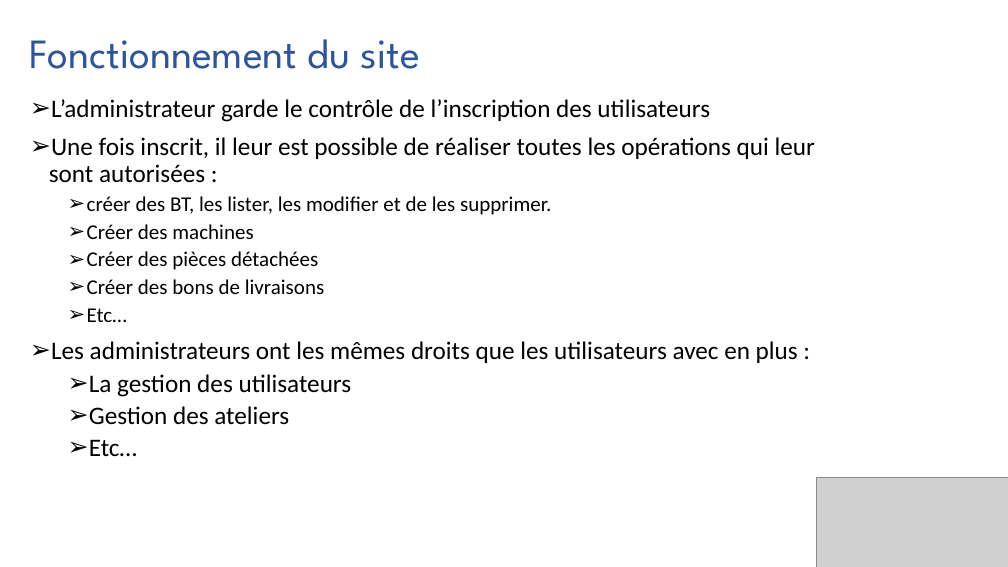
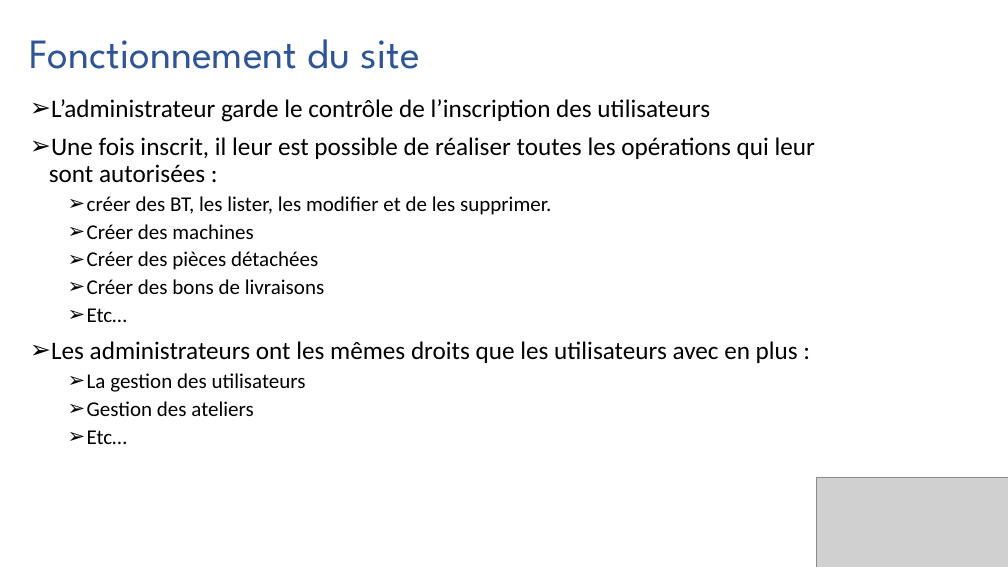
Before and after one commit to FrancisLibs/psAppli5.4, a slide deck: slide 16 of Présentation.pptx. Drawn at 1008x567 pixels with LibreOffice and Linux fonts; fonts in the diff are those of the drawing; grey boxes stand for pictures. Boxes give left, top, right and bottom in pixels: in the first picture for what was removed or moved away, otherwise in the second. Text is boxed around its words. In the diff, an @@ line names an element or a change of style, - is before the commit and + after.

```diff
--- a/Présentation.pptx
+++ b/Présentation.pptx
@@ text at (x1=87, y1=373, x2=306, y2=444): size 24 to 20 pt in "La gestion des utilisateurs", "Gestion des ateliers", "Etc…" @@
```
Also in this commit, not shown: 9 other slides changed, 28 other files.
